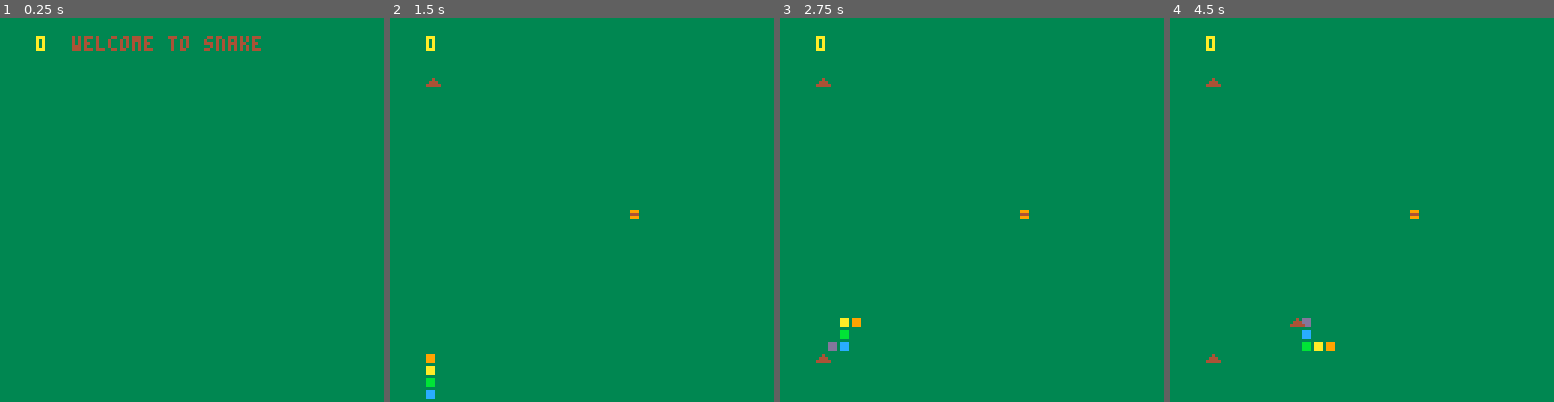
Above: before the commit, frames 1-4 (left to right).
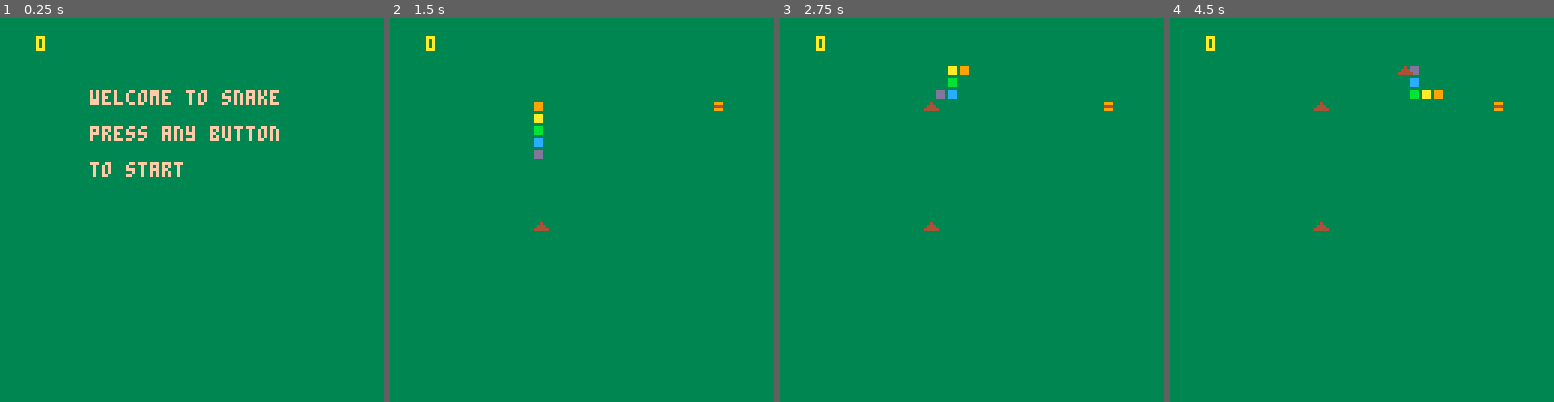
Above: after the commit, the same moments.

Repository: iain8/pico-8-games
Game: PICO-8 cartridge snek_v2.p8
Same seed, same stepped clock (60 frames per second), same inputs: the game is played once before the commit and once after it.
Inputs:
- Up to frame 1 (0.25 s): no input
- Up to frame 2 (1.5 s): tap X (X key) at 0.33, 1.07 s; tap O (Z key) at 0.7 s
- Up to frame 3 (2.75 s): hold Right 1.6-2.1 s; tap O (Z key) at 1.7, 2.1, 2.5 s; tap X (X key) at 1.85 s; hold Up 2.15-2.42 s; hold Right from 2.47 s (still down)
- Up to frame 4 (4.5 s): tap O (Z key) every 0.4 s from 2.9 to 4.1 s; tap X (X key) at 2.97, 4.08 s; release Right at 3.03 s; hold Left 3.08-3.58 s; hold Down 3.63-3.97 s; hold Right from 4.02 s (still down)

The runs differ from the first frame. In frame 1, 2.9% of the frame differs, in the area x 18-73%, y 4-42%; in frame 2, 0.7%; in frame 3, 0.9%; in frame 4, 1.0%.

Commit message:
better text screens and restart

Diff:
--- a/snek_v2.p8
+++ b/snek_v2.p8
@@ -16,8 +16,16 @@
 poop_length = 0
 
 function _init()
+  body = {}
+  body_length = 0
+  food = {}
+  food_length = 0
+  poops = {}
+  poop_length = 0
+  score = 0
+
   for i = 1, 5 do
-    body[i] = {6, i * unit_size}
+    body[i] = {24, 24 + (i * unit_size)}
 
     body_length += 1
   end
@@ -42,7 +50,9 @@
     end
 
     frame_count += 1
-  elseif btn(4) or btn(5) then
+  elseif btn(0) or btn(1) or btn(2) or btn(3) or btn(4) or btn(5) then
+    _init()
+
     state = 1
   end
 end
@@ -51,10 +61,13 @@
   rectfill(0,0,128,128,3)
 
   if state == 2 then
-    print('crashed', 24, 6, 4)
-    stop()
+    print('game over!', 30, 24, 15)
+    print('press any button', 30, 36, 15)
+    print('to restart', 30, 48, 15)
   elseif state == 0 then
-    print('welcome to snake', 24, 6, 4)
+    print('welcome to snake', 30, 24, 15)
+    print('press any button', 30, 36, 15)
+    print('to start', 30, 48, 15)
   else
     colour = 9
 
@@ -202,7 +215,7 @@
 
 function in_poop(position, from)
   for i = from, poop_length do
-    if poop[i][1] == position[1] and poop[i][2] == position[2] then
+    if poops[i][1] == position[1] and poops[i][2] == position[2] then
       return true
     end
   end
